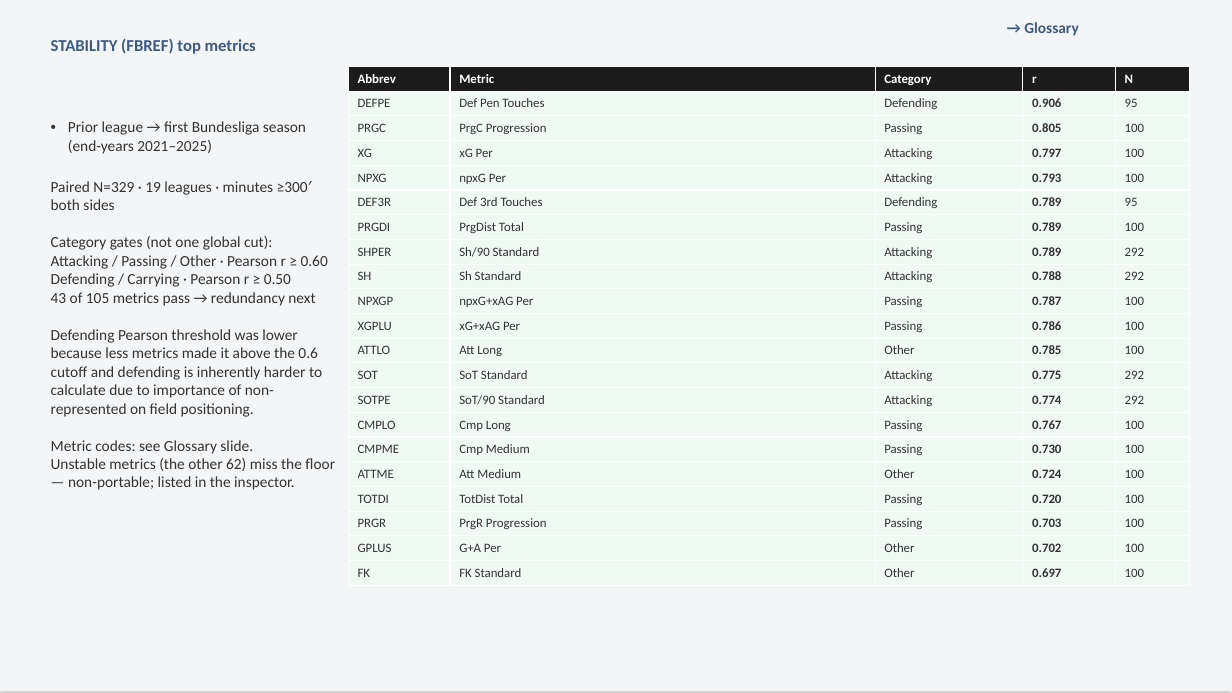
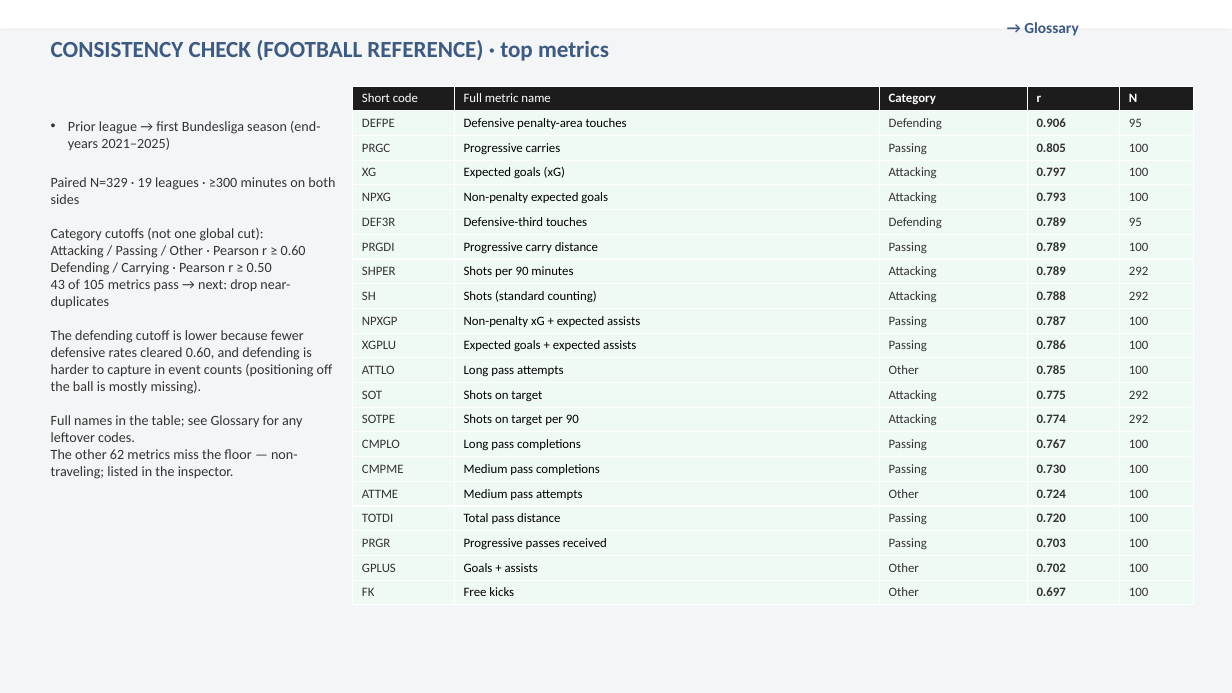
Before and after one commit to colbymorris08/bundesliga-transfer-traits, a slide deck: slide 8 of bundesliga_transfer_traits.pptx. Drawn at 1232x693 pixels with LibreOffice and Linux fonts; fonts in the diff are those of the drawing. Boxes give left, top, right and bottom in pixels: in the first picture for what was removed or moved away, otherwise in the second. Text is boxed around its words. In the diff, an @@ line names an element or a change of style, - is before the commit and + after.

```diff
--- a/bundesliga_transfer_traits.pptx
+++ b/bundesliga_transfer_traits.pptx
@@ rectangle: place and size @@
-rectangle at <box>0,0,1232,691</box>
+rectangle at <box>0,30,1232,693</box>
@@ text at <box>51,40,609,61</box>: text changed; size 13 to 18 pt @@
-STABILITY (FBREF) top metrics
+CONSISTENCY CHECK (FOOTBALL REFERENCE) · top metrics
@@ table at <box>353,86,1194,604</box> @@
-row 1, column 1: Abbrev
+row 1, column 1: Short code
-row 1, column 2: Metric
+row 1, column 2: Full metric name
-row 2, column 2: Def Pen Touches
+row 2, column 2: Defensive penalty-area touches
-row 3, column 2: PrgC Progression
+row 3, column 2: Progressive carries
-row 4, column 2: xG Per
+row 4, column 2: Expected goals (xG)
-row 5, column 2: npxG Per
+row 5, column 2: Non-penalty expected goals
-row 6, column 2: Def 3rd Touches
+row 6, column 2: Defensive-third touches
-row 7, column 2: PrgDist Total
+row 7, column 2: Progressive carry distance
-row 8, column 2: Sh/90 Standard
+row 8, column 2: Shots per 90 minutes
-row 9, column 2: Sh Standard
+row 9, column 2: Shots (standard counting)
-row 10, column 2: npxG+xAG Per
+row 10, column 2: Non-penalty xG + expected assists
-row 11, column 2: xG+xAG Per
+row 11, column 2: Expected goals + expected assists
-row 12, column 2: Att Long
+row 12, column 2: Long pass attempts
-row 13, column 2: SoT Standard
+row 13, column 2: Shots on target
-row 14, column 2: SoT/90 Standard
+row 14, column 2: Shots on target per 90
-row 15, column 2: Cmp Long
+row 15, column 2: Long pass completions
-row 16, column 2: Cmp Medium
+row 16, column 2: Medium pass completions
-row 17, column 2: Att Medium
+row 17, column 2: Medium pass attempts
-row 18, column 2: TotDist Total
+row 18, column 2: Total pass distance
-row 19, column 2: PrgR Progression
+row 19, column 2: Progressive passes received
-row 20, column 2: G+A Per
+row 20, column 2: Goals + assists
-row 21, column 2: FK Standard
+row 21, column 2: Free kicks
@@ table: place and size @@
-table at <box>348,67,1189,584</box>
+table at <box>353,86,1194,604</box>
@@ text at <box>51,121,320,275</box>: size 12 to 11 pt in "Prior league → first Bundesliga season (end-years ...", "Attacking / Passing / Other · Pearson ...", "Defending / Carrying · Pearson r ≥ ..." @@
@@ text at <box>51,177,335,241</box>: text changed; size 12 to 11 pt @@
-Paired N=329 · 19 leagues · minutes ≥300′ both sides
-Category gates (not one global cut):
+Paired N=329 · 19 leagues · ≥300 minutes on both sides
+Category cutoffs (not one global cut):
@@ text at <box>51,279,333,479</box>: text changed; size 12 to 11 pt @@
-43 of 105 metrics pass → redundancy next
-Defending Pearson threshold was lower because less metrics made it above the 0.6 cutoff and defending is inherently harder to calculate due to importance of non-represented on field positioning.
-Metric codes: see Glossary slide.
-Unstable metrics (the other 62) miss the floor — non-portable; listed in the inspector.
+43 of 105 metrics pass → next: drop near-duplicates
+The defending cutoff is lower because fewer defensive rates cleared 0.60, and defending is harder to capture in event counts (positioning off the ball is mostly missing).
+Full names in the table; see Glossary for any leftover codes.
+The other 62 metrics miss the floor — non-traveling; listed in the inspector.
```
Also in this commit, not shown: 22 other slides changed.
